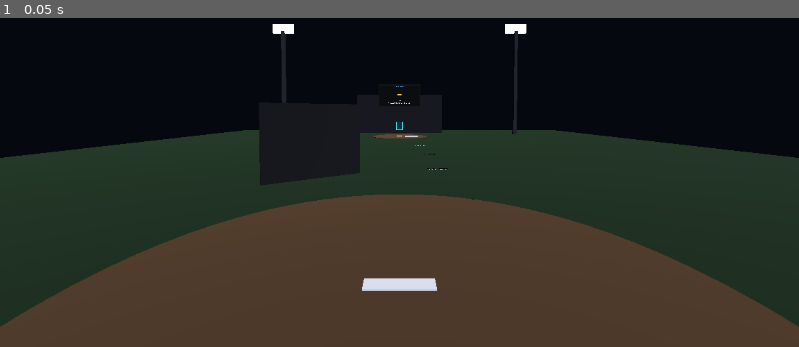
Above: before the commit, frame 1.
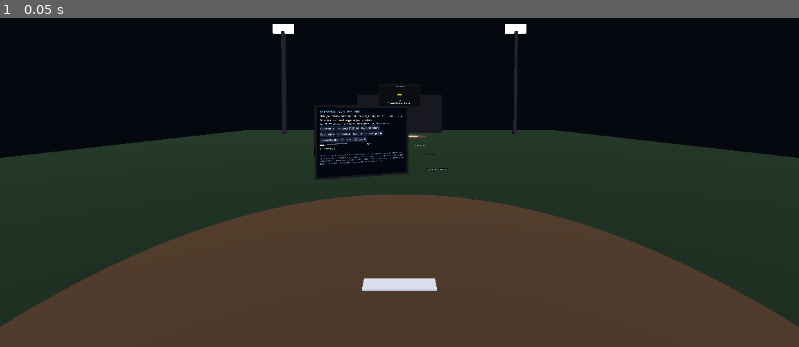
Above: after the commit, the same moment.

Repository: SibioJak/vr-baseball-duel
Game: Godot game, scene res://main.tscn
The game is run twice, just before and just after one commit, with the same random seed, the same clock (stepped at 60 frames per second) and the same inputs.
Inputs:
- Up to frame 1 (0.05 s): no input

The runs differ from the first frame. In frame 1, 2.2% of the frame differs, in the area x 32-52%, y 27-51%.

Commit message:
Fix the interaction layer: panel UI quad was behind its backing plate (dark slab), ray could not hit areas, ball + hands + beam now visible
- Panel: viewport quad moved to the player side of the backing plate
  (local z -0.03) and panel re-placed in front of the player at ~1.6 m.
  The shipped quad sat at +0.03, fully occluded by the plate - all the
  player saw was a giant dark slab with no UI.
- Pointer: RayCast3D never had collide_with_areas set, and the panel
  target is an Area3D - no click could ever have registered. Set it.
  Rays/beams now built for both aim controllers at rig build instead of
  lazily onto whichever hand was off-hand first (hand-toggle desync).
- Visible beam (red aiming / green on panel / flash on click) + hit
  marker: a RayCast3D renders nothing, so the player saw no pointer.
- Ball: visible in the throwing hand from spawn and at rest; a fresh
  ball is in hand immediately after a throw (was: only while squeezing
  grip, invisible at spawn).
- Hands: real controller representations (body, glowing L-cyan /
  R-orange band, letter tag), shown while tracked - replaces the
  1.6 cm grey dot that read as no hands at all.
- In-world controls list + README updated to match the real bindings.
- New verification: tests/render_spawn_view.gd renders an actual frame
  under Xvfb with tracker-fed controller poses (17 checks: ball at
  spawn, reps visible, quad on player side, ray-panel collision, beam +
  marker shown, click through the viewport fires a button) and saves
  tests/spawn_view.png as eyeball proof. Logic 28/28 and smoke 15/15
  still pass.

Diff:
--- a/scripts/main.gd
+++ b/scripts/main.gd
@@ -61,7 +61,12 @@
 var panel_root: Node3D
 var panel_viewport: SubViewport
 var panel_area: Area3D
-var pointer_ray: RayCast3D
+var ctrl_rep: Dictionary = {} # "L"/"R" -> Node3D controller representation root
+var pointer_ray_by_hand: Dictionary = {} # "L"/"R" -> RayCast3D on the aim controller
+var pointer_beam: Dictionary = {} # "L"/"R" -> MeshInstance3D visible beam
+var pointer_beam_mat: Dictionary = {} # "L"/"R" -> StandardMaterial3D
+var pointer_hit: Dictionary = {} # "L"/"R" -> MeshInstance3D hit marker
+var pointer_flash: float = 0.0
 var board_viewport: SubViewport
 var board_main: Label
 var board_sub: Label
@@ -269,14 +274,10 @@
 		a.pose = &"aim_pose"
 		origin.add_child(a)
 		aim_ctrl[hand] = a
-		var dot_mesh := SphereMesh.new()
-		dot_mesh.radius = 0.016
-		dot_mesh.height = 0.032
-		var dot := MeshInstance3D.new()
-		dot.mesh = dot_mesh
-		dot.material_override = _mat(Color(0.6, 0.65, 0.7))
-		g.add_child(dot)
-	# The ball you hold in your throwing hand.
+		_build_controller_rep(g, hand)
+		_build_pointer(a, hand)
+	# The ball you hold in your throwing hand - visible from the first frame,
+	# so the player's first sight in the scene is "I am holding a ball."
 	var ball_mesh := SphereMesh.new()
 	ball_mesh.radius = BALL_R
 	ball_mesh.height = BALL_R * 2.0
@@ -284,8 +285,101 @@
 	ball_in_hand_mesh.mesh = ball_mesh
 	ball_in_hand_mesh.material_override = _mat(Color(0.96, 0.96, 0.96))
 	ball_in_hand_mesh.position = Vector3(0.0, 0.02, -0.04)
-	ball_in_hand_mesh.visible = false
+	ball_in_hand_mesh.visible = true
 	_throw_hand_node().add_child(ball_in_hand_mesh)
+
+
+func _hand_accent(hand: String) -> Color:
+	return Color(0.25, 0.85, 1.0) if hand == "L" else Color(1.0, 0.55, 0.2)
+
+
+# A controller representation you can actually SEE: chunky body, a glowing
+# per-hand band (L cyan / R orange) and a letter tag. (The old build had a
+# 1.6 cm grey dot - effectively invisible, which is why Chris saw no hands.)
+func _build_controller_rep(ctrl: XRController3D, hand: String) -> void:
+	var rep := Node3D.new()
+	rep.name = "ControllerRep" + hand
+	ctrl.add_child(rep)
+	ctrl_rep[hand] = rep
+	var accent: Color = _hand_accent(hand)
+	var body := MeshInstance3D.new()
+	var body_mesh := BoxMesh.new()
+	body_mesh.size = Vector3(0.038, 0.026, 0.105)
+	body.mesh = body_mesh
+	body.material_override = _mat(Color(0.72, 0.74, 0.78))
+	body.position = Vector3(0.0, -0.005, 0.005)
+	body.rotation_degrees = Vector3(-18.0, 0.0, 0.0)
+	rep.add_child(body)
+	var band := MeshInstance3D.new()
+	var band_mesh := BoxMesh.new()
+	band_mesh.size = Vector3(0.040, 0.010, 0.024)
+	band.mesh = band_mesh
+	band.material_override = _mat(accent, 1.4)
+	band.position = Vector3(0.0, 0.006, -0.018)
+	band.rotation_degrees = Vector3(-18.0, 0.0, 0.0)
+	rep.add_child(band)
+	var tip := MeshInstance3D.new()
+	var tip_mesh := SphereMesh.new()
+	tip_mesh.radius = 0.011
+	tip_mesh.height = 0.022
+	tip.mesh = tip_mesh
+	tip.material_override = _mat(accent, 1.1)
+	tip.position = Vector3(0.0, 0.004, -0.048)
+	rep.add_child(tip)
+	var tag := Label3D.new()
+	tag.text = hand
+	tag.font_size = 64
+	tag.pixel_size = 0.0009
+	tag.modulate = accent
+	tag.outline_size = 8
+	tag.billboard = BaseMaterial3D.BILLBOARD_ENABLED
+	tag.position = Vector3(0.0, 0.045, 0.0)
+	rep.add_child(tag)
+
+
+# The pointer lives on BOTH aim controllers from the start (the old build
+# grew the ray lazily onto whichever hand was off-hand at first use, and a
+# RayCast3D renders nothing - so the player saw no ray at all). The beam is
+# a thin box stretched along the ray; the marker parks at the hit point.
+func _build_pointer(aim: XRController3D, hand: String) -> void:
+	var ray := RayCast3D.new()
+	ray.name = "PointerRay" + hand
+	ray.target_position = Vector3(0.0, 0.0, -4.0)
+	ray.collision_mask = 4
+	# The panel target is an Area3D, and RayCast3D ignores areas unless
+	# this is set - the shipped build never set it, so no click could
+	# ever have registered even with a visible panel.
+	ray.collide_with_areas = true
+	ray.enabled = true
+	aim.add_child(ray)
+	pointer_ray_by_hand[hand] = ray
+	var beam := MeshInstance3D.new()
+	var beam_mesh := BoxMesh.new()
+	beam_mesh.size = Vector3(0.0035, 0.0035, 1.0)
+	beam.mesh = beam_mesh
+	var bmat := StandardMaterial3D.new()
+	bmat.shading_mode = BaseMaterial3D.SHADING_MODE_UNSHADED
+	bmat.albedo_color = Color(1.0, 0.45, 0.4, 0.8)
+	bmat.transparency = BaseMaterial3D.TRANSPARENCY_ALPHA
+	beam.material_override = bmat
+	beam.position = Vector3(0.0, 0.0, -2.0)
+	beam.scale = Vector3(1.0, 1.0, 4.0)
+	beam.visible = false
+	aim.add_child(beam)
+	pointer_beam[hand] = beam
+	pointer_beam_mat[hand] = bmat
+	var hitm := MeshInstance3D.new()
+	var hit_mesh := SphereMesh.new()
+	hit_mesh.radius = 0.009
+	hit_mesh.height = 0.018
+	hitm.mesh = hit_mesh
+	var hmat := StandardMaterial3D.new()
+	hmat.shading_mode = BaseMaterial3D.SHADING_MODE_UNSHADED
+	hmat.albedo_color = Color(1.0, 0.9, 0.3)
+	hitm.material_override = hmat
+	hitm.visible = false
+	aim.add_child(hitm)
+	pointer_hit[hand] = hitm
 
 
 func _throw_hand_node() -> XRController3D:
@@ -490,15 +584,20 @@
 	controls.autowrap_mode = TextServer.AUTOWRAP_WORD_SMART
 	controls.add_theme_font_size_override("font_size", 18)
 	controls.add_theme_color_override("font_color", Color(0.55, 0.62, 0.72))
-	controls.text = "CONTROLS - Throwing hand GRIP: hold to hold the ball, release mid-throw to throw. Your ARM is the throw. Other hand: aim the ray at this panel, TRIGGER clicks buttons and drags the Boost slider. Quest system button (long-press): recenter. Nothing else is bound."
+	controls.text = "CONTROLS - The ball is in your throwing hand (ORANGE band = right hand, CYAN band = left). Throwing hand: squeeze GRIP, throw, let go of GRIP at your release point - your ARM is the throw. Other hand: point the beam at this panel (red = aiming, green = on the panel, dot = where it lands) and pull TRIGGER to click buttons or drag the Boost slider. Quest system button (long-press): recenter. Nothing else is bound."
 	vbox.add_child(controls)
 
 	panel_root = Node3D.new()
 	add_child(panel_root)
 	_box(panel_root, Vector3.ZERO, Vector3(PANEL_M.x + 0.06, PANEL_M.y + 0.06, 0.04), _mat(Color(0.06, 0.07, 0.1)))
 	var quad := _viewport_quad(panel_viewport, PANEL_M)
-	quad.rotation.y = PI # quad front (+Z) must face the player; root look_at aims -Z at them
-	quad.position = Vector3(0.0, 0.0, 0.03)
+	# The root's -Z faces the player (look_at), so the PLAYER side of the
+	# backing plate is local -Z: the quad must sit at z = -0.03 with its
+	# front turned toward the player (rotation.y = PI). The shipped build
+	# had +0.03 - the plate (z -0.02..+0.02) hid the UI completely and all
+	# Chris saw was a giant dark slab.
+	quad.rotation.y = PI
+	quad.position = Vector3(0.0, 0.0, -0.03)
 	panel_root.add_child(quad)
 	panel_area = Area3D.new()
 	panel_area.collision_layer = 4
@@ -513,11 +612,17 @@
 
 
 func _place_panel() -> void:
+	# In front of the player at readable distance (~1.6 m), slightly left of
+	# center so it never blocks the lane to the plate. The shipped build
+	# parked it far left at (-1.08, 1.34, -1.3) - out of the natural view.
+	var target: Vector3
 	if mode == Mode.WATCH:
-		panel_root.position = Vector3(-0.55, 1.32, PLATE_POS.z + 1.7)
+		panel_root.position = Vector3(-0.7, 1.35, PLATE_POS.z + 1.9)
+		target = Vector3(0.9, 1.35, PLATE_POS.z + 0.45) # the player's head at the box
 	else:
-		panel_root.position = Vector3(-1.08, 1.34, -1.3)
-	panel_root.look_at(Vector3(panel_root.position.x * 0.2, 1.35, 0.0 if mode != Mode.WATCH else PLATE_POS.z), Vector3.UP)
+		panel_root.position = Vector3(-0.48, 1.32, -1.5)
+		target = Vector3(0.0, 1.32, 0.0) # the player on the mound
+	panel_root.look_at(target, Vector3.UP)
 
 
 func _show_on_board(main_text: String, sub_text: String) -> void:
@@ -539,6 +644,8 @@
 		origin.rotation = Vector3.ZERO
 	if ai_mannequin != null:
 		ai_mannequin.visible = mode == Mode.WATCH
+	if ball_in_hand_mesh != null:
+		ball_in_hand_mesh.visible = mode != Mode.WATCH
 	_place_panel()
 	_refresh_ui()
 
@@ -660,6 +767,8 @@
 	mode = Mode.SETUP
 	origin.position = Vector3.ZERO
 	origin.rotation = Vector3.ZERO
+	if ball_in_hand_mesh != null:
+		ball_in_hand_mesh.visible = true
 	if ai_mannequin != null:
 		ai_mannequin.visible = false
 	enroll_queue = steps.duplicate()
@@ -722,8 +831,13 @@
 
 # ---------------------------------------------------------------- sampling + throwing
 
-func _physics_process(_delta: float) -> void:
-	_update_pointer()
+func _physics_process(delta: float) -> void:
+	_update_pointer(delta)
+	# Controller representations show whenever their controller is tracked.
+	for h: String in ["L", "R"]:
+		var rep: Node3D = ctrl_rep[h]
+		var gc: XRController3D = grip_ctrl[h]
+		rep.visible = gc.get_is_active()
 	if mode == Mode.WATCH:
 		holding = false
 		ball_in_hand_mesh.visible = false
@@ -760,7 +874,9 @@
 			ring.pop_front()
 	if holding and prev_grip > 0.3 and grip <= 0.3:
 		holding = false
-		ball_in_hand_mesh.visible = false
+		# The thrown ball flies as its own node; a fresh ball is in your
+		# hand immediately, so the hand never reads as empty at rest.
+		ball_in_hand_mesh.visible = true
 		_finalize_throw()
 	prev_grip = grip
 
@@ -1263,18 +1379,33 @@
 
 # ---------------------------------------------------------------- panel pointer + audio
 
-func _update_pointer() -> void:
-	if pointer_ray == null:
-		# Build the ray once the off-hand aim node exists (created in _build_rig).
-		var off: XRController3D = _off_hand_node()
-		pointer_ray = RayCast3D.new()
-		pointer_ray.target_position = Vector3(0.0, 0.0, -4.0)
-		pointer_ray.collision_mask = 4
-		pointer_ray.enabled = true
-		off.add_child(pointer_ray)
-	var trig: float = _input_float(_off_hand_node(), &"trigger")
-	if pointer_ray.is_colliding() and pointer_ray.get_collider() == panel_area:
-		var hit: Vector3 = pointer_ray.get_collision_point()
+func _off_hand() -> String:
+	return "L" if throwing_hand == "R" else "R"
+
+
+func _update_pointer(delta: float) -> void:
+	var off_hand: String = _off_hand()
+	var off_aim: XRController3D = aim_ctrl[off_hand]
+	var ray: RayCast3D = pointer_ray_by_hand[off_hand]
+	var beam: MeshInstance3D = pointer_beam[off_hand]
+	var beam_mat: StandardMaterial3D = pointer_beam_mat[off_hand]
+	var hitm: MeshInstance3D = pointer_hit[off_hand]
+	# Only the off hand points at the panel; the throwing hand's beam is stowed.
+	for h: String in ["L", "R"]:
+		if h != off_hand:
+			var other_beam: MeshInstance3D = pointer_beam[h]
+			var other_hit: MeshInstance3D = pointer_hit[h]
+			other_beam.visible = false
+			other_hit.visible = false
+	var active: bool = off_aim.get_is_active()
+	var hovering: bool = false
+	var ray_len: float = 4.0
+	var trig: float = _input_float(off_aim, &"trigger")
+	if active and ray.is_colliding() and ray.get_collider() == panel_area:
+		hovering = true
+		var hit: Vector3 = ray.get_collision_point()
+		ray_len = off_aim.global_position.distance_to(hit)
+		hitm.position = off_aim.to_local(hit)
 		var local: Vector3 = panel_root.global_transform.affine_inverse() * hit
 		var u: float = clampf(local.x / PANEL_M.x + 0.5, 0.0, 1.0)
 		var v: float = clampf(0.5 - local.y / PANEL_M.y, 0.0, 1.0)
@@ -1284,6 +1415,7 @@
 		panel_viewport.push_input(motion_ev)
 		if trig > 0.75 and not pointer_down:
 			pointer_down = true
+			pointer_flash = 0.15
 			var press := InputEventMouseButton.new()
 			press.button_index = MOUSE_BUTTON_LEFT
 			press.pressed = true
@@ -1298,6 +1430,24 @@
 			panel_viewport.push_input(release_ev)
 	elif pointer_down:
 		pointer_down = false
+	# Beam visuals: length to the hit (or full reach), red while aiming,
+	# green on the panel, fat pale flash the moment a click lands.
+	beam.visible = active
+	hitm.visible = hovering
+	beam.scale.z = ray_len
+	beam.position.z = -ray_len * 0.5
+	if pointer_flash > 0.0:
+		pointer_flash = maxf(0.0, pointer_flash - delta)
+		beam.scale.x = 2.4
+		beam.scale.y = 2.4
+		beam_mat.albedo_color = Color(1.0, 1.0, 0.65, 0.95)
+	else:
+		beam.scale.x = 1.0
+		beam.scale.y = 1.0
+		if hovering:
+			beam_mat.albedo_color = Color(0.45, 1.0, 0.55, 0.9)
+		else:
+			beam_mat.albedo_color = Color(1.0, 0.45, 0.4, 0.8)
 
 
 func _make_blip(freq: float, seconds: float, volume: float) -> AudioStreamWAV:
--- /dev/null
+++ b/tests/render_spawn_view.gd
@@ -0,0 +1,157 @@
+extends SceneTree
+
+## Spawn-view proof (needs a real GL frame - run under Xvfb, NOT --headless):
+##   xvfb-run -a -s "-screen 0 1280x800x24" \
+##     ~/workspace/tools/godot/Godot_v4.7-stable_linux.x86_64 \
+##     --path . --script tests/render_spawn_view.gd
+##
+## Feeds fake positional trackers so the XR controllers take the pose a
+## standing player would have, then asserts the things the first headset
+## run got wrong - none of which the logic tests could see:
+##   * the held ball is visible from spawn, in the throwing hand
+##   * both controller representations exist and show while tracked
+##   * the panel's UI quad sits on the PLAYER side of its backing plate
+##     (the shipped bug: it was behind the plate - a giant dark slab)
+##   * the off-hand ray physically collides with the panel area and the
+##     beam + hit marker show while hovering
+##   * a click pushed through the panel viewport really fires a button
+## and saves the rendered frame to tests/spawn_view.png for eyeballs.
+
+var failures: int = 0
+var checks: int = 0
+var main: Node
+
+
+func check(cond: bool, name: String) -> void:
+	checks += 1
+	if cond:
+		print("PASS  ", name)
+	else:
+		failures += 1
+		print("FAIL  ", name)
+
+
+func feed_tracker(tracker_name: StringName, hand: int, grip_tf: Transform3D, aim_tf: Transform3D) -> void:
+	var t := XRPositionalTracker.new()
+	t.name = tracker_name
+	t.set_tracker_hand(hand)
+	t.set_tracker_type(XRServer.TRACKER_CONTROLLER)
+	XRServer.add_tracker(t)
+	t.set_pose(&"grip_pose", grip_tf, Vector3.ZERO, Vector3.ZERO, XRPose.XR_TRACKING_CONFIDENCE_HIGH)
+	t.set_pose(&"aim_pose", aim_tf, Vector3.ZERO, Vector3.ZERO, XRPose.XR_TRACKING_CONFIDENCE_HIGH)
+
+
+func _init() -> void:
+	_run()
+
+
+func _run() -> void:
+	root.size = Vector2i(1280, 720)
+	var ps: PackedScene = load("res://main.tscn")
+	main = ps.instantiate()
+	root.add_child(main)
+	await create_timer(0.4).timeout
+	check(main != null, "main scene instantiated")
+
+	# The ball is in the throwing hand from the very first frame.
+	check(main.ball_in_hand_mesh.visible, "ball visible at spawn (before any grip input)")
+	check(main.ball_in_hand_mesh.get_parent() == main.grip_ctrl["R"],
+		"ball rides the throwing hand (R grip controller)")
+
+	# Both controller representations exist and carry real geometry.
+	for h: String in ["L", "R"]:
+		var rep: Node3D = main.ctrl_rep[h]
+		check(rep != null and rep.get_child_count() >= 3,
+			"controller representation built for hand %s" % h)
+
+	# The panel's viewport quad must be on the player side of the plate:
+	# panel root -Z faces the player, so the quad's local z must be < 0.
+	var quad_found: bool = false
+	for child: Node in main.panel_root.get_children():
+		var mi: MeshInstance3D = child as MeshInstance3D
+		if mi != null and mi.mesh is QuadMesh:
+			quad_found = true
+			var local_z: float = main.panel_root.to_local(mi.global_position).z
+			check(local_z < -0.02,
+				"panel UI quad is on the player side of the backing plate (local z %.3f)" % local_z)
+	check(quad_found, "panel viewport quad exists")
+
+	# Pose the rig as a standing player: throwing hand low-right with the
+	# ball, off hand raised and aiming at the panel.
+	var panel_center: Vector3 = main.panel_root.global_position + Vector3(0.0, 0.04, 0.0)
+	var r_grip := Transform3D(
+		Basis.from_euler(Vector3(deg_to_rad(-20.0), deg_to_rad(-6.0), deg_to_rad(4.0))),
+		Vector3(0.24, 1.03, -0.18))
+	var l_grip := Transform3D(
+		Basis.from_euler(Vector3(deg_to_rad(-12.0), deg_to_rad(4.0), deg_to_rad(-4.0))),
+		Vector3(-0.30, 1.12, -0.28))
+	var l_aim_pos := Vector3(-0.30, 1.13, -0.28)
+	var l_aim := Transform3D(Basis.looking_at((panel_center - l_aim_pos).normalized(), Vector3.UP), l_aim_pos)
+	var r_aim := Transform3D(Basis.looking_at(Vector3(0.0, -0.12, -1.0).normalized(), Vector3.UP),
+		Vector3(0.24, 1.04, -0.18))
+	feed_tracker(&"left_hand", XRPositionalTracker.TRACKER_HAND_LEFT, l_grip, l_aim)
+	feed_tracker(&"right_hand", XRPositionalTracker.TRACKER_HAND_RIGHT, r_grip, r_aim)
+
+	# Photo camera where the player's head is.
+	var photo_cam := Camera3D.new()
+	photo_cam.position = Vector3(0.0, 1.56, 0.42)
+	main.add_child(photo_cam)
+	photo_cam.look_at(Vector3(-0.26, 1.08, -1.2), Vector3.UP)
+	photo_cam.current = true
+
+	for i: int in 10:
+		await physics_frame
+	for i2: int in 4:
+		await process_frame
+
+	check(main.grip_ctrl["R"].get_is_active(), "fed tracker drives the R controller (active)")
+	for h2: String in ["L", "R"]:
+		var rep2: Node3D = main.ctrl_rep[h2]
+		check(rep2.visible, "controller representation visible while tracked (%s)" % h2)
+	check(main.ball_in_hand_mesh.visible, "ball still visible in hand after spawn frames")
+
+	# The pointer: ray physically hits the panel, beam + marker are shown.
+	var ray: RayCast3D = main.pointer_ray_by_hand["L"]
+	check(ray.is_colliding() and ray.get_collider() == main.panel_area,
+		"off-hand ray collides with the panel area")
+	var beam: MeshInstance3D = main.pointer_beam["L"]
+	var hitm: MeshInstance3D = main.pointer_hit["L"]
+	check(beam.visible, "pointer beam visible while aiming")
+	check(hitm.visible, "hit marker visible on the panel")
+
+	# Render the frame and save it.
+	await RenderingServer.frame_post_draw
+	var img: Image = root.get_texture().get_image()
+	var out_path: String = ProjectSettings.globalize_path("res://tests/spawn_view.png")
+	var err: Error = img.save_png(out_path)
+	check(err == OK, "spawn view screenshot saved to tests/spawn_view.png")
+	var distinct: Dictionary = {}
+	var step: int = 8
+	for x: int in range(0, img.get_width(), step):
+		for y: int in range(0, img.get_height(), step):
+			distinct[img.get_pixel(x, y).to_rgba32()] = true
+	check(distinct.size() > 25, "rendered frame is a real scene, not a flat void (%d sampled colors)" % distinct.size())
+
+	# A click pushed through the panel viewport really fires a button:
+	# press the Posture button at its laid-out center and watch state flip.
+	var before: String = main.posture
+	var center: Vector2 = main.posture_btn.get_global_rect().get_center()
+	var press := InputEventMouseButton.new()
+	press.button_index = MOUSE_BUTTON_LEFT
+	press.pressed = true
+	press.position = center
+	main.panel_viewport.push_input(press)
+	var release_ev := InputEventMouseButton.new()
+	release_ev.button_index = MOUSE_BUTTON_LEFT
+	release_ev.pressed = false
+	release_ev.position = center
+	main.panel_viewport.push_input(release_ev)
+	await create_timer(0.3).timeout
+	check(main.posture != before, "panel click works end-to-end (posture %s -> %s)" % [before, main.posture])
+
+	print("---")
+	if failures == 0:
+		print("SPAWN VIEW: ALL %d CHECKS PASSED" % checks)
+	else:
+		print("SPAWN VIEW: %d of %d CHECKS FAILED" % [failures, checks])
+	quit(1 if failures > 0 else 0)
Binary file added: tests/spawn_view.png
Not shown, added: tests/spawn_view.png.import
Not shown, changed: README.md
